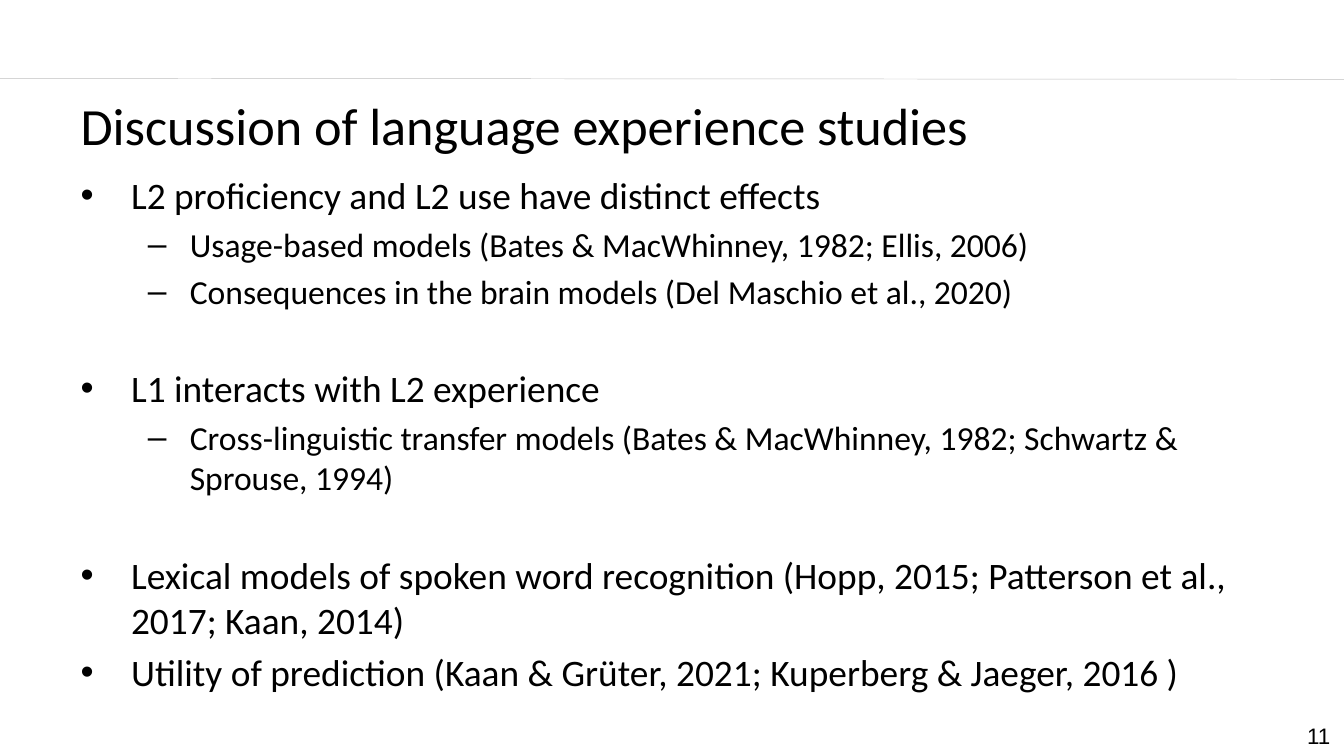
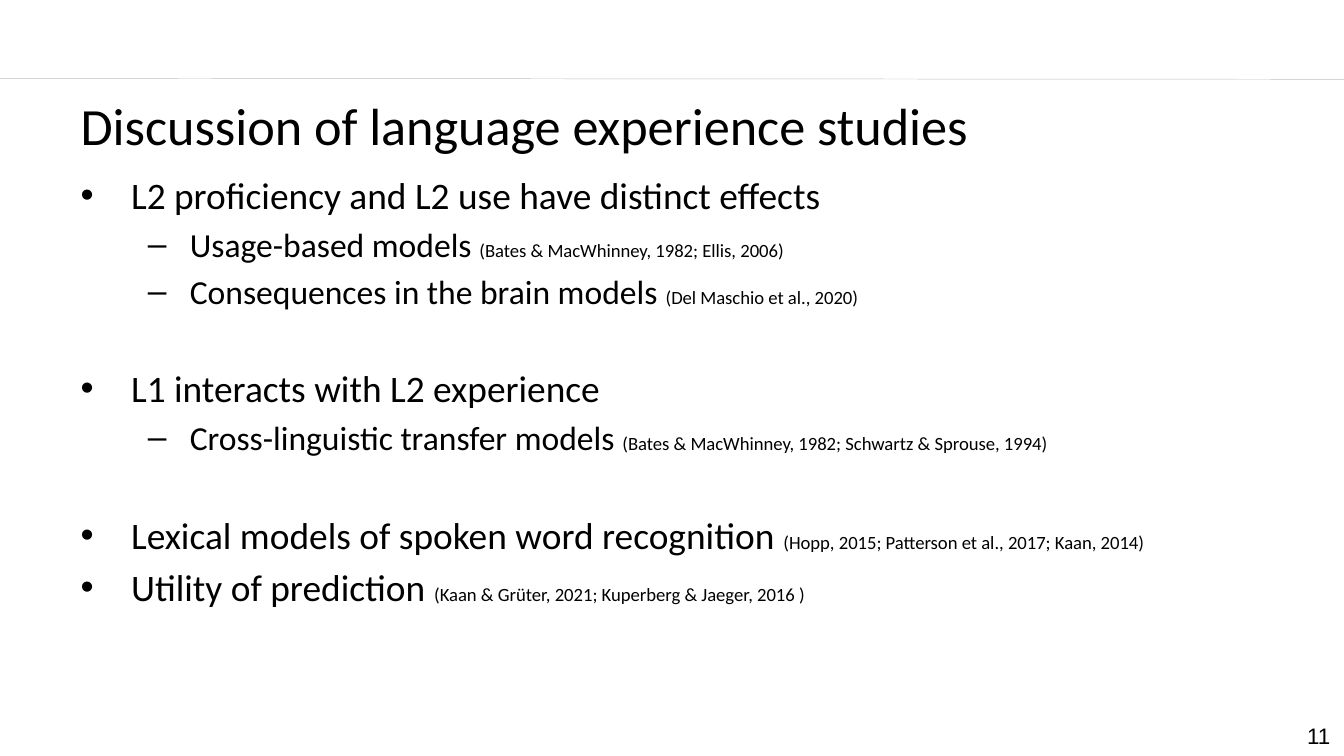
Before and after one commit to laurafdeza/Dissertation, a slide deck: slide 11 of ru_defense_slides.pptx. Drawn at 1344x756 pixels with LibreOffice and Linux fonts; fonts in the diff are those of the drawing; background and template pictures are left out. Boxes give left, top, right and bottom in pixels: in the first picture for what was removed or moved away, otherwise in the second. Text is boxed around its words. In the diff, an @@ line names an element or a change of style, - is before the commit and + after.

```diff
--- a/ru_defense_slides.pptx
+++ b/ru_defense_slides.pptx
@@ text at bbox=[131, 233, 1144, 607]: size 18 to 10 pt in "(Bates & MacWhinney, 1982; Ellis, 2006)", "(Del Maschio et al., 2020)", "(Bates & MacWhinney, 1982; Schwartz & Sprouse, ..."; size 20 to 10 pt in "(Hopp, 2015; Patterson et al., 2017; Kaan, ...", "(Kaan & Grüter, 2021; Kuperberg & Jaeger, ..."; less space between paragraphs @@
```
Also in this commit, not shown: 8 other slides changed, 1 slide added, 1 other file.
